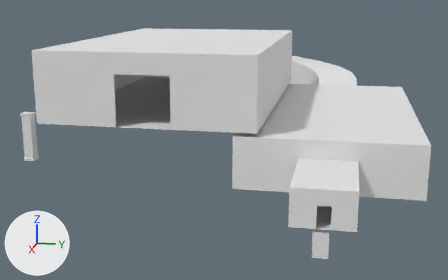
What one commit did to the Blender file 3D/world03.blend.
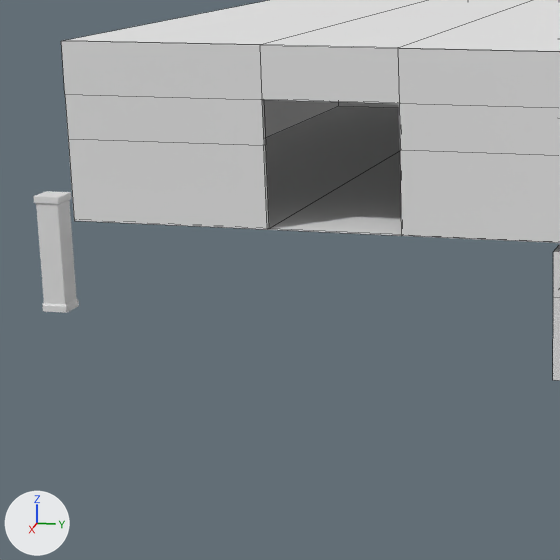
Each version is shown whole from a camera (50 mm lens) standing at (30.61, 0.85, 10.15) and looking at (-11.59, -7.59, -0.4), then close up on the part from 1% to 53% of the width and 12% to 94% of the height. Every picture has the same lights, and +X, +Y and +Z are marked at lower left. The close-ups show mesh edges as thin lines.
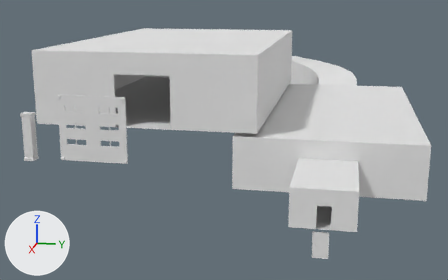
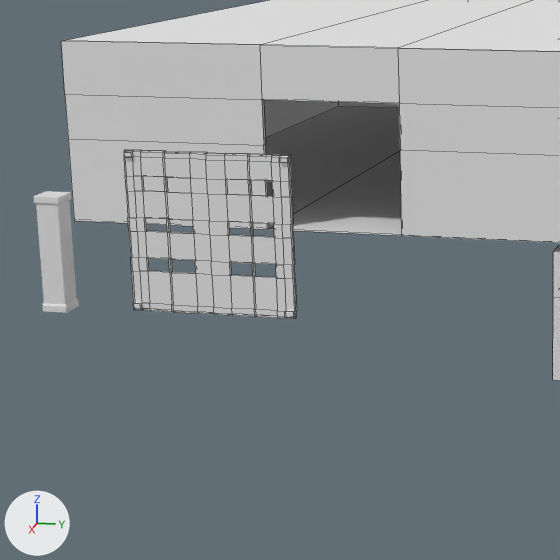
The change, as a diff of the scene's bpy script:
```diff
--- a/3D/world03.blend.py
+++ b/3D/world03.blend.py
@@ me_cube_003 @@
+me_cube_003.from_pydata(...)  # 376 vertices, 398 faces; spans x -1.0..2.83, y -1.0..1.0, z -1.0..1.0
@@ ob_cube_003 @@
+ob_cube_003 = bpy.data.objects.new('Cube.003', me_cube_003)
+ob_cube_003.location = (4.53, -10.51, 3.84)
+ob_cube_003.scale = (0.0326, 1.63, 1.55)
```

Changed parts and their boxes (x1, y1, x2, y2) in the close-ups (560 x 560 px):
'Cube.003', added: after (124, 150, 297, 319)
